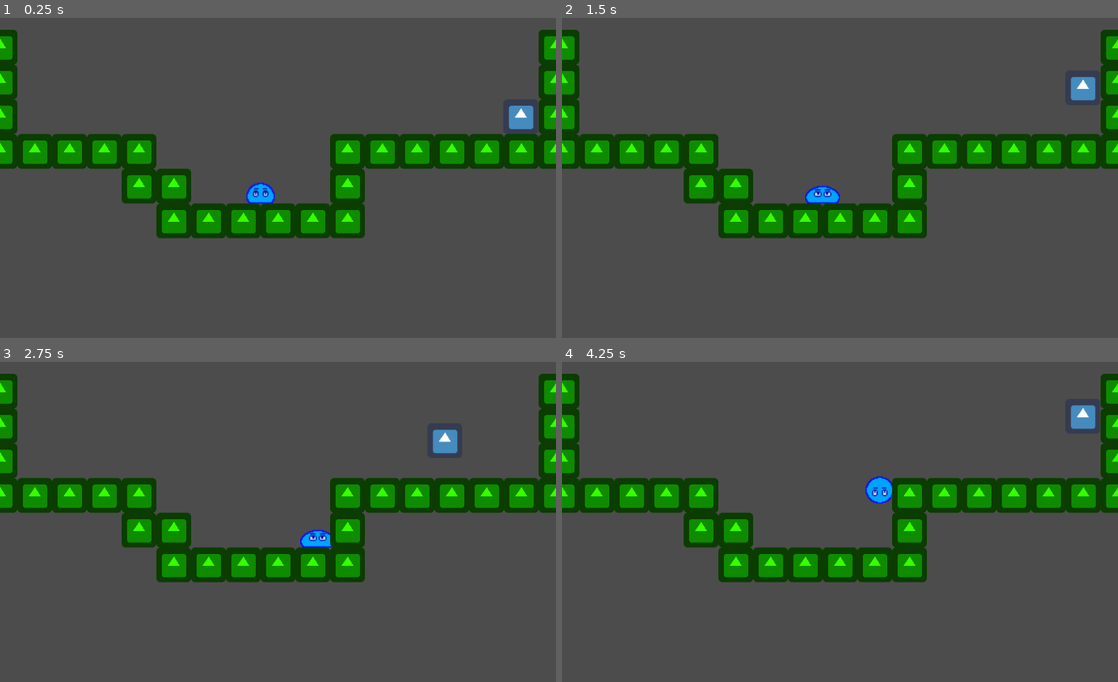
Above: before the commit, frames 1-4 (two rows, left to right).
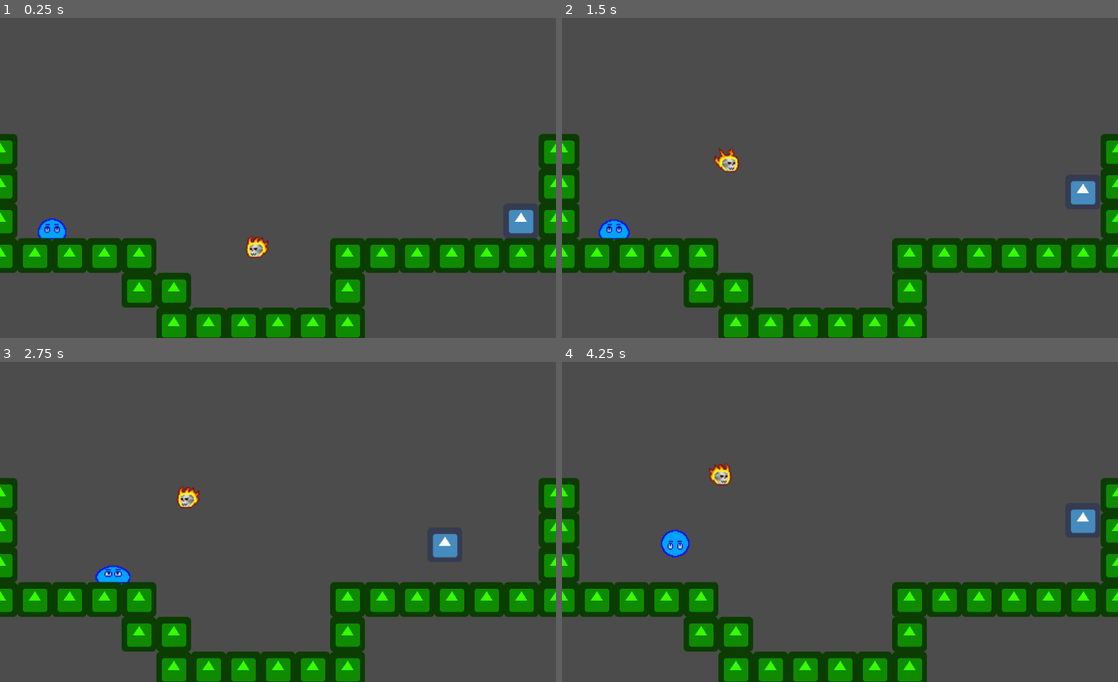
Above: after the commit, the same moments.

Repository: sethburch/Daynight
Game: Godot game, scene res://World.tscn
The game is run twice, just before and just after one commit, with the same random seed, the same clock (stepped at 60 frames per second) and the same inputs. The engine's default icon, where the game draws it, is replaced by a stand-in: a white triangle on a blue panel in a dark square.
Inputs:
- Up to frame 1 (0.25 s): no input
- Up to frame 2 (1.5 s): hold Right (ui_right) from 0.53 s (still down); tap Up (ui_up) at 0.6, 0.77, 1.07, 1.35 s
- Up to frame 3 (2.75 s): tap Up (ui_up) at 1.52, 1.82, 2.1 s; release Right (ui_right) at 2.03 s; hold Left (ui_left) from 2.03 s (still down)
- Up to frame 4 (4.25 s): release Left (ui_left) at 2.78 s; hold Right (ui_right) from 2.78 s (still down); tap Up (ui_up) at 2.85, 3.02, 3.32, 3.6, 3.77, 4.07 s

The runs differ from the first frame. In frame 1, 31% of the frame differs, in the area x 0-100%, y 3-100%; in frame 2, 31%; in frame 3, 31%; in frame 4, 31%.

Commit message:
Fire Skull
Put in Matt's Fire Skull and gave it some basic AI. It works kinda like the flying enemies in Terraria except it doesn't like to get close (cuz it shoots fireballs [not yet implemented])

Diff:
--- /dev/null
+++ b/Fire Skull.gd
@@ -0,0 +1,75 @@
+extends KinematicBody2D
+
+const MAX_SPEED = 3
+const ACCEL = 0.1
+var motion = Vector2(0, 0)
+var wanderTimer = 0
+var attackTimer = 60
+var target = Vector2()
+var rng = RandomNumberGenerator.new()
+var collision = KinematicCollision2D.new()
+
+onready var home = get_position()
+onready var player = get_node("../Player")
+onready var detectionRadius = get_node("PlayerDetect")
+
+func _physics_process(delta):
+	if detectionRadius.overlaps_body(player):
+		target = player.get_position()
+		if position.distance_to(player.get_position()) > 200:
+			chase()
+		else:
+			if target.x < global_position.x:
+				motion.x += ACCEL
+			elif target.x > global_position.x:
+				motion.x -= ACCEL
+			if target.y > global_position.y:
+				motion.y -= ACCEL
+		if attackTimer < 0:
+			attack()
+			attackTimer = rng.randi_range(60, 150)
+		attackTimer -= 1
+	elif wanderTimer < 0:
+		wander()
+		chase()
+		wanderTimer = rng.randi_range(0, 60)
+	else:
+		attackTimer = 60
+		wanderTimer -= 1
+		chase()
+
+	motion = motion.clamped(MAX_SPEED)
+
+	collision = move_and_collide(motion)
+
+	if collision:
+		motion = motion * collision.normal * 2
+
+func chase():
+	if target.x < global_position.x:
+		motion.x -= ACCEL
+	elif target.x > global_position.x:
+		motion.x += ACCEL
+	if target.y < global_position.y:
+		motion.y -= ACCEL
+	elif target.y > global_position.y:
+		motion.y += ACCEL
+
+func wander():
+	var tempRand = rng.randi_range(-100, 100)
+	target.x += tempRand
+	tempRand = rng.randi_range(-100, 100)
+	target.y += tempRand
+
+	if target.x > home.x + 200:
+		target.x = home.x + 200
+	elif target.x < home.x - 200:
+		target.x = home.x - 200
+	if target.y > home.y + 200:
+		target.y = home.y + 200
+	elif target.y < home.y - 200:
+		target.y = home.y - 200
+
+func attack():
+	#spawn a fireball
+	pass
--- /dev/null
+++ b/FireSprite.gd
@@ -0,0 +1,8 @@
+extends AnimatedSprite
+
+onready var fireSkull = get_parent()
+
+func _process(delta):
+	if fireSkull.target.x < fireSkull.get_position().x:
+		set_flip_h(true)
+	else: set_flip_h(false)
--- /dev/null
+++ b/Player.gd
@@ -0,0 +1,25 @@
+extends KinematicBody2D
+
+const UP = Vector2(0, -1)
+const GRAVITY = 20
+const SPEED = 200
+const JUMP_VEL = -600
+var motion = Vector2()
+
+func _physics_process(delta):
+	if Input.is_action_pressed("ui_right"):
+		motion.x = SPEED
+	elif Input.is_action_pressed("ui_left"):
+		motion.x = -SPEED
+	else:
+		motion.x = 0
+
+	if is_on_floor():
+		if Input.is_action_just_pressed("ui_up"):
+			motion.y = JUMP_VEL
+
+	motion.y += GRAVITY
+
+	motion = move_and_slide(motion, UP)
+
+	pass
--- /dev/null
+++ b/SkullSprite.gd
@@ -0,0 +1,12 @@
+extends AnimatedSprite
+
+onready var fireSkull = get_parent()
+
+func _process(delta):
+	if fireSkull.attackTimer < 36:
+		set_animation("Attack")
+	else: set_animation("Idle")
+
+	if fireSkull.target.x < fireSkull.get_position().x:
+		set_flip_h(true)
+	else: set_flip_h(false)
--- a/World.tscn
+++ b/World.tscn
@@ -1,12 +1,12 @@
-[gd_scene load_steps=31 format=2]
-
-[ext_resource path="res://KinematicBody2D.gd" type="Script" id=1]
+[gd_scene load_steps=44 format=2]
+
+[ext_resource path="res://Player.gd" type="Script" id=1]
 [ext_resource path="res://icon.png" type="Texture" id=2]
 [ext_resource path="res://Slime.gd" type="Script" id=3]
-[ext_resource path="res://slime sprites/slime_jump.png" type="Texture" id=4]
-[ext_resource path="res://slime sprites/slime_prejump.png" type="Texture" id=5]
-[ext_resource path="res://slime sprites/slime.png" type="Texture" id=6]
-[ext_resource path="res://slime sprites/slime_idle2.png" type="Texture" id=7]
+[ext_resource path="res://slime sprites/slime_prejump.png" type="Texture" id=4]
+[ext_resource path="res://slime sprites/slime.png" type="Texture" id=5]
+[ext_resource path="res://slime sprites/slime_idle2.png" type="Texture" id=6]
+[ext_resource path="res://slime sprites/slime_jump.png" type="Texture" id=7]
 [ext_resource path="res://BodySprite.gd" type="Script" id=8]
 [ext_resource path="res://slime sprites/slime_eyes_d.png" type="Texture" id=9]
 [ext_resource path="res://slime sprites/slime_eyes_prej.png" type="Texture" id=10]
@@ -23,6 +23,16 @@
 [ext_resource path="res://slime sprites/slime_brows_r_normal.png" type="Texture" id=21]
 [ext_resource path="res://slime sprites/slime_brows_r_angry.png" type="Texture" id=22]
 [ext_resource path="res://BrowsSprite.gd" type="Script" id=23]
+[ext_resource path="res://Fire Skull.gd" type="Script" id=24]
+[ext_resource path="res://fireSkull sprites/fsfire1.png" type="Texture" id=25]
+[ext_resource path="res://fireSkull sprites/fsfire2.png" type="Texture" id=26]
+[ext_resource path="res://fireSkull sprites/fsfire3.png" type="Texture" id=27]
+[ext_resource path="res://fireSkull sprites/fsfire4.png" type="Texture" id=28]
+[ext_resource path="res://FireSprite.gd" type="Script" id=29]
+[ext_resource path="res://fireSkull sprites/fsskullopen1.png" type="Texture" id=30]
+[ext_resource path="res://fireSkull sprites/fsskullopen2.png" type="Texture" id=31]
+[ext_resource path="res://fireSkull sprites/fsskullidle.png" type="Texture" id=32]
+[ext_resource path="res://SkullSprite.gd" type="Script" id=33]
 
 [sub_resource type="RectangleShape2D" id=1]
 extents = Vector2( 32, 32 )
@@ -31,18 +41,18 @@
 animations = [ {
 "frames": [ ExtResource( 4 ) ],
 "loop": true,
-"name": "Jump",
-"speed": 5.0
-}, {
-"frames": [ ExtResource( 5 ) ],
-"loop": true,
 "name": "Prejump",
 "speed": 5.0
 }, {
-"frames": [ ExtResource( 6 ), ExtResource( 7 ) ],
+"frames": [ ExtResource( 5 ), ExtResource( 6 ) ],
 "loop": true,
 "name": "Idle",
 "speed": 3.0
+}, {
+"frames": [ ExtResource( 7 ) ],
+"loop": true,
+"name": "Jump",
+"speed": 5.0
 } ]
 
 [sub_resource type="SpriteFrames" id=6]
@@ -97,18 +107,42 @@
 } ]
 
 [sub_resource type="RectangleShape2D" id=2]
-extents = Vector2( 11, 9 )
+extents = Vector2( 8.5, 8 )
 
 [sub_resource type="CircleShape2D" id=4]
 radius = 100.0
 
+[sub_resource type="SpriteFrames" id=8]
+animations = [ {
+"frames": [ ExtResource( 25 ), ExtResource( 26 ), ExtResource( 27 ), ExtResource( 28 ) ],
+"loop": true,
+"name": "Idle",
+"speed": 5.0
+} ]
+
+[sub_resource type="SpriteFrames" id=9]
+animations = [ {
+"frames": [ ExtResource( 30 ), ExtResource( 31 ), ExtResource( 30 ) ],
+"loop": true,
+"name": "Attack",
+"speed": 5.0
+}, {
+"frames": [ ExtResource( 32 ) ],
+"loop": true,
+"name": "Idle",
+"speed": 5.0
+} ]
+
+[sub_resource type="CircleShape2D" id=10]
+radius = 100.0
+
 [sub_resource type="RectangleShape2D" id=3]
 extents = Vector2( 32.653, 32 )
 
 [node name="World" type="Node"]
 
 [node name="Player" type="KinematicBody2D" parent="."]
-position = Vector2( 960, 192 )
+position = Vector2( 960, 384 )
 script = ExtResource( 1 )
 __meta__ = {
 "_edit_group_": true
@@ -121,7 +155,7 @@
 shape = SubResource( 1 )
 
 [node name="Slime" type="KinematicBody2D" parent="."]
-position = Vector2( 480, 320 )
+position = Vector2( 96, 352 )
 scale = Vector2( 2, 2 )
 script = ExtResource( 3 )
 __meta__ = {
@@ -131,6 +165,7 @@
 [node name="BodySprite" type="AnimatedSprite" parent="Slime"]
 frames = SubResource( 5 )
 animation = "Idle"
+frame = 1
 playing = true
 script = ExtResource( 8 )
 
@@ -155,12 +190,42 @@
 [node name="DetectionRadius" type="CollisionShape2D" parent="Slime/PlayerDetect"]
 shape = SubResource( 4 )
 
+[node name="Fire Skull" type="KinematicBody2D" parent="."]
+position = Vector2( 480, 448 )
+scale = Vector2( 2, 2 )
+script = ExtResource( 24 )
+__meta__ = {
+"_edit_group_": true
+}
+
+[node name="FireSprite" type="AnimatedSprite" parent="Fire Skull"]
+frames = SubResource( 8 )
+animation = "Idle"
+frame = 3
+playing = true
+script = ExtResource( 29 )
+
+[node name="SkullSprite" type="AnimatedSprite" parent="Fire Skull"]
+frames = SubResource( 9 )
+animation = "Idle"
+playing = true
+script = ExtResource( 33 )
+
+[node name="CollisionShape2D" type="CollisionShape2D" parent="Fire Skull"]
+position = Vector2( -2, 0 )
+shape = SubResource( 2 )
+
+[node name="PlayerDetect" type="Area2D" parent="Fire Skull"]
+
+[node name="DetectionRadius" type="CollisionShape2D" parent="Fire Skull/PlayerDetect"]
+shape = SubResource( 10 )
+
 [node name="Walls" type="Node" parent="."]
 editor/display_folded = true
 
 [node name="Wall15" type="StaticBody2D" parent="Walls"]
 editor/display_folded = true
-position = Vector2( 128, 256 )
+position = Vector2( 128, 448 )
 __meta__ = {
 "_edit_group_": true
 }
@@ -175,7 +240,7 @@
 
 [node name="Wall20" type="StaticBody2D" parent="Walls"]
 editor/display_folded = true
-position = Vector2( 64, 256 )
+position = Vector2( 64, 448 )
 __meta__ = {
 "_edit_group_": true
 }
@@ -190,146 +255,146 @@
 
 [node name="Wall21" type="StaticBody2D" parent="Walls"]
 editor/display_folded = true
+position = Vector2( 0, 448 )
+__meta__ = {
+"_edit_group_": true
+}
+
+[node name="Sprite" type="Sprite" parent="Walls/Wall21"]
+modulate = Color( 0.219608, 1, 0, 1 )
+show_behind_parent = true
+texture = ExtResource( 2 )
+
+[node name="CollisionShape2D" type="CollisionShape2D" parent="Walls/Wall21"]
+shape = SubResource( 3 )
+
+[node name="Wall16" type="StaticBody2D" parent="Walls"]
+editor/display_folded = true
+position = Vector2( 0, 384 )
+__meta__ = {
+"_edit_group_": true
+}
+
+[node name="Sprite" type="Sprite" parent="Walls/Wall16"]
+modulate = Color( 0.219608, 1, 0, 1 )
+show_behind_parent = true
+texture = ExtResource( 2 )
+
+[node name="CollisionShape2D" type="CollisionShape2D" parent="Walls/Wall16"]
+shape = SubResource( 3 )
+
+[node name="Wall17" type="StaticBody2D" parent="Walls"]
+editor/display_folded = true
+position = Vector2( 0, 320 )
+__meta__ = {
+"_edit_group_": true
+}
+
+[node name="Sprite" type="Sprite" parent="Walls/Wall17"]
+modulate = Color( 0.219608, 1, 0, 1 )
+show_behind_parent = true
+texture = ExtResource( 2 )
+
+[node name="CollisionShape2D" type="CollisionShape2D" parent="Walls/Wall17"]
+shape = SubResource( 3 )
+
+[node name="Wall18" type="StaticBody2D" parent="Walls"]
+editor/display_folded = true
+position = Vector2( 896, 448 )
+__meta__ = {
+"_edit_group_": true
+}
+
+[node name="Sprite" type="Sprite" parent="Walls/Wall18"]
+modulate = Color( 0.219608, 1, 0, 1 )
+show_behind_parent = true
+texture = ExtResource( 2 )
+
+[node name="CollisionShape2D" type="CollisionShape2D" parent="Walls/Wall18"]
+shape = SubResource( 3 )
+
+[node name="Wall19" type="StaticBody2D" parent="Walls"]
+editor/display_folded = true
+position = Vector2( 960, 448 )
+__meta__ = {
+"_edit_group_": true
+}
+
+[node name="Sprite" type="Sprite" parent="Walls/Wall19"]
+modulate = Color( 0.219608, 1, 0, 1 )
+show_behind_parent = true
+texture = ExtResource( 2 )
+
+[node name="CollisionShape2D" type="CollisionShape2D" parent="Walls/Wall19"]
+shape = SubResource( 3 )
+
+[node name="Wall23" type="StaticBody2D" parent="Walls"]
+editor/display_folded = true
+position = Vector2( 1024, 448 )
+__meta__ = {
+"_edit_group_": true
+}
+
+[node name="Sprite" type="Sprite" parent="Walls/Wall23"]
+modulate = Color( 0.219608, 1, 0, 1 )
+show_behind_parent = true
+texture = ExtResource( 2 )
+
+[node name="CollisionShape2D" type="CollisionShape2D" parent="Walls/Wall23"]
+shape = SubResource( 3 )
+
+[node name="Wall24" type="StaticBody2D" parent="Walls"]
+editor/display_folded = true
+position = Vector2( 1024, 384 )
+__meta__ = {
+"_edit_group_": true
+}
+
+[node name="Sprite" type="Sprite" parent="Walls/Wall24"]
+modulate = Color( 0.219608, 1, 0, 1 )
+show_behind_parent = true
+texture = ExtResource( 2 )
+
+[node name="CollisionShape2D" type="CollisionShape2D" parent="Walls/Wall24"]
+shape = SubResource( 3 )
+
+[node name="Wall25" type="StaticBody2D" parent="Walls"]
+editor/display_folded = true
+position = Vector2( 1024, 320 )
+__meta__ = {
+"_edit_group_": true
+}
+
+[node name="Sprite" type="Sprite" parent="Walls/Wall25"]
+modulate = Color( 0.219608, 1, 0, 1 )
+show_behind_parent = true
+texture = ExtResource( 2 )
+
+[node name="CollisionShape2D" type="CollisionShape2D" parent="Walls/Wall25"]
+shape = SubResource( 3 )
+
+[node name="Wall26" type="StaticBody2D" parent="Walls"]
+editor/display_folded = true
+position = Vector2( 1024, 256 )
+__meta__ = {
+"_edit_group_": true
+}
+
+[node name="Sprite" type="Sprite" parent="Walls/Wall26"]
+modulate = Color( 0.219608, 1, 0, 1 )
+show_behind_parent = true
+texture = ExtResource( 2 )
+
+[node name="CollisionShape2D" type="CollisionShape2D" parent="Walls/Wall26"]
+shape = SubResource( 3 )
+
+[node name="Wall27" type="StaticBody2D" parent="Walls"]
+editor/display_folded = true
 position = Vector2( 0, 256 )
 __meta__ = {
 "_edit_group_": true
 }
 
-[node name="Sprite" type="Sprite" parent="Walls/Wall21"]
-modulate = Color( 0.219608, 1, 0, 1 )
-show_behind_parent = true
-texture = ExtResource( 2 )
-
-[node name="CollisionShape2D" type="CollisionShape2D" parent="Walls/Wall21"]
-shape = SubResource( 3 )
-
-[node name="Wall16" type="StaticBody2D" parent="Walls"]
-editor/display_folded = true
-position = Vector2( 0, 192 )
-__meta__ = {
-"_edit_group_": true
-}
-
-[node name="Sprite" type="Sprite" parent="Walls/Wall16"]
-modulate = Color( 0.219608, 1, 0, 1 )
-show_behind_parent = true
-texture = ExtResource( 2 )
-
-[node name="CollisionShape2D" type="CollisionShape2D" parent="Walls/Wall16"]
-shape = SubResource( 3 )
-
-[node name="Wall17" type="StaticBody2D" parent="Walls"]
-editor/display_folded = true
-position = Vector2( 0, 128 )
-__meta__ = {
-"_edit_group_": true
-}
-
-[node name="Sprite" type="Sprite" parent="Walls/Wall17"]
-modulate = Color( 0.219608, 1, 0, 1 )
-show_behind_parent = true
-texture = ExtResource( 2 )
-
-[node name="CollisionShape2D" type="CollisionShape2D" parent="Walls/Wall17"]
-shape = SubResource( 3 )
-
-[node name="Wall18" type="StaticBody2D" parent="Walls"]
-editor/display_folded = true
-position = Vector2( 896, 256 )
-__meta__ = {
-"_edit_group_": true
-}
-
-[node name="Sprite" type="Sprite" parent="Walls/Wall18"]
-modulate = Color( 0.219608, 1, 0, 1 )
-show_behind_parent = true
-texture = ExtResource( 2 )
-
-[node name="CollisionShape2D" type="CollisionShape2D" parent="Walls/Wall18"]
-shape = SubResource( 3 )
-
-[node name="Wall19" type="StaticBody2D" parent="Walls"]
-editor/display_folded = true
-position = Vector2( 960, 256 )
-__meta__ = {
-"_edit_group_": true
-}
-
-[node name="Sprite" type="Sprite" parent="Walls/Wall19"]
-modulate = Color( 0.219608, 1, 0, 1 )
-show_behind_parent = true
-texture = ExtResource( 2 )
-
-[node name="CollisionShape2D" type="CollisionShape2D" parent="Walls/Wall19"]
-shape = SubResource( 3 )
-
-[node name="Wall23" type="StaticBody2D" parent="Walls"]
-editor/display_folded = true
-position = Vector2( 1024, 256 )
-__meta__ = {
-"_edit_group_": true
-}
-
-[node name="Sprite" type="Sprite" parent="Walls/Wall23"]
-modulate = Color( 0.219608, 1, 0, 1 )
-show_behind_parent = true
-texture = ExtResource( 2 )
-
-[node name="CollisionShape2D" type="CollisionShape2D" parent="Walls/Wall23"]
-shape = SubResource( 3 )
-
-[node name="Wall24" type="StaticBody2D" parent="Walls"]
-editor/display_folded = true
-position = Vector2( 1024, 192 )
-__meta__ = {
-"_edit_group_": true
-}
-
-[node name="Sprite" type="Sprite" parent="Walls/Wall24"]
-modulate = Color( 0.219608, 1, 0, 1 )
-show_behind_parent = true
-texture = ExtResource( 2 )
-
-[node name="CollisionShape2D" type="CollisionShape2D" parent="Walls/Wall24"]
-shape = SubResource( 3 )
-
-[node name="Wall25" type="StaticBody2D" parent="Walls"]
-editor/display_folded = true
-position = Vector2( 1024, 128 )
-__meta__ = {
-"_edit_group_": true
-}
-
-[node name="Sprite" type="Sprite" parent="Walls/Wall25"]
-modulate = Color( 0.219608, 1, 0, 1 )
-show_behind_parent = true
-texture = ExtResource( 2 )
-
-[node name="CollisionShape2D" type="CollisionShape2D" parent="Walls/Wall25"]
-shape = SubResource( 3 )
-
-[node name="Wall26" type="StaticBody2D" parent="Walls"]
-editor/display_folded = true
-position = Vector2( 1024, 64 )
-__meta__ = {
-"_edit_group_": true
-}
-
-[node name="Sprite" type="Sprite" parent="Walls/Wall26"]
-modulate = Color( 0.219608, 1, 0, 1 )
-show_behind_parent = true
-texture = ExtResource( 2 )
-
-[node name="CollisionShape2D" type="CollisionShape2D" parent="Walls/Wall26"]
-shape = SubResource( 3 )
-
-[node name="Wall27" type="StaticBody2D" parent="Walls"]
-editor/display_folded = true
-position = Vector2( 0, 64 )
-__meta__ = {
-"_edit_group_": true
-}
-
 [node name="Sprite" type="Sprite" parent="Walls/Wall27"]
 modulate = Color( 0.219608, 1, 0, 1 )
 show_behind_parent = true
@@ -340,7 +405,7 @@
 
 [node name="Wall14" type="StaticBody2D" parent="Walls"]
 editor/display_folded = true
-position = Vector2( 192, 256 )
+position = Vector2( 192, 448 )
 __meta__ = {
 "_edit_group_": true
 }
@@ -355,7 +420,7 @@
 
 [node name="Wall13" type="StaticBody2D" parent="Walls"]
 editor/display_folded = true
-position = Vector2( 768, 256 )
+position = Vector2( 768, 448 )
 __meta__ = {
 "_edit_group_": true
 }
@@ -370,7 +435,7 @@
 
 [node name="Wall22" type="StaticBody2D" parent="Walls"]
 editor/display_folded = true
-position = Vector2( 832, 256 )
+position = Vector2( 832, 448 )
 __meta__ = {
 "_edit_group_": true
 }
@@ -385,7 +450,7 @@
 
 [node name="Wall12" type="StaticBody2D" parent="Walls"]
 editor/display_folded = true
-position = Vector2( 704, 256 )
+position = Vector2( 704, 448 )
 __meta__ = {
 "_edit_group_": true
 }
@@ -400,7 +465,7 @@
 
 [node name="Wall11" type="StaticBody2D" parent="Walls"]
 editor/display_folded = true
-position = Vector2( 640, 256 )
+position = Vector2( 640, 448 )
 __meta__ = {
 "_edit_group_": true
 }
@@ -415,7 +480,7 @@
 
 [node name="Wall10" type="StaticBody2D" parent="Walls"]
 editor/display_folded = true
-position = Vector2( 640, 320 )
+position = Vector2( 640, 512 )
 __meta__ = {
 "_edit_group_": true
 }
@@ -430,7 +495,7 @@
 
 [node name="Wall9" type="StaticBody2D" parent="Walls"]
 editor/display_folded = true
-position = Vector2( 640, 384 )
+position = Vector2( 640, 576 )
 __meta__ = {
 "_edit_group_": true
 }
@@ -445,7 +510,7 @@
 
 [node name="Wall8" type="StaticBody2D" parent="Walls"]
 editor/display_folded = true
-position = Vector2( 256, 256 )
+position = Vector2( 256, 448 )
 __meta__ = {
 "_edit_group_": true
 }
@@ -460,7 +525,7 @@
 
 [node name="Wall7" type="StaticBody2D" parent="Walls"]
 editor/display_folded = true
-position = Vector2( 256, 320 )
+position = Vector2( 256, 512 )
 __meta__ = {
 "_edit_group_": true
 }
@@ -475,7 +540,7 @@
 
 [node name="Wall6" type="StaticBody2D" parent="Walls"]
 editor/display_folded = true
-position = Vector2( 320, 320 )
+position = Vector2( 320, 512 )
 __meta__ = {
 "_edit_group_": true
 }
@@ -490,7 +555,7 @@
 
 [node name="Wall5" type="StaticBody2D" parent="Walls"]
 editor/display_folded = true
-position = Vector2( 320, 384 )
+position = Vector2( 320, 576 )
 __meta__ = {
 "_edit_group_": true
 }
@@ -505,7 +570,7 @@
 
 [node name="Wall4" type="StaticBody2D" parent="Walls"]
 editor/display_folded = true
-position = Vector2( 384, 384 )
+position = Vector2( 384, 576 )
 __meta__ = {
 "_edit_group_": true
 }
@@ -520,7 +585,7 @@
 
 [node name="Wall3" type="StaticBody2D" parent="Walls"]
 editor/display_folded = true
-position = Vector2( 576, 384 )
+position = Vector2( 576, 576 )
 __meta__ = {
 "_edit_group_": true
 }
@@ -535,7 +600,7 @@
 
 [node name="Wall2" type="StaticBody2D" parent="Walls"]
 editor/display_folded = true
-position = Vector2( 512, 384 )
+position = Vector2( 512, 576 )
 __meta__ = {
 "_edit_group_": true
 }
@@ -550,7 +615,7 @@
 
 [node name="Wall" type="StaticBody2D" parent="Walls"]
 editor/display_folded = true
-position = Vector2( 448, 384 )
+position = Vector2( 448, 576 )
 __meta__ = {
 "_edit_group_": true
 }
Binary file added: fireSkull sprites/fsfire1.png
Not shown, added: fireSkull sprites/fsfire1.png.import
Binary file added: fireSkull sprites/fsfire2.png
Not shown, added: fireSkull sprites/fsfire2.png.import
Binary file added: fireSkull sprites/fsfire3.png
Not shown, added: fireSkull sprites/fsfire3.png.import
Binary file added: fireSkull sprites/fsfire4.png
Not shown, added: fireSkull sprites/fsfire4.png.import
Binary file added: fireSkull sprites/fsskullidle.png
Not shown, added: fireSkull sprites/fsskullidle.png.import
Binary file added: fireSkull sprites/fsskullopen1.png
Not shown, added: fireSkull sprites/fsskullopen1.png.import
(and 2 more such lines)
